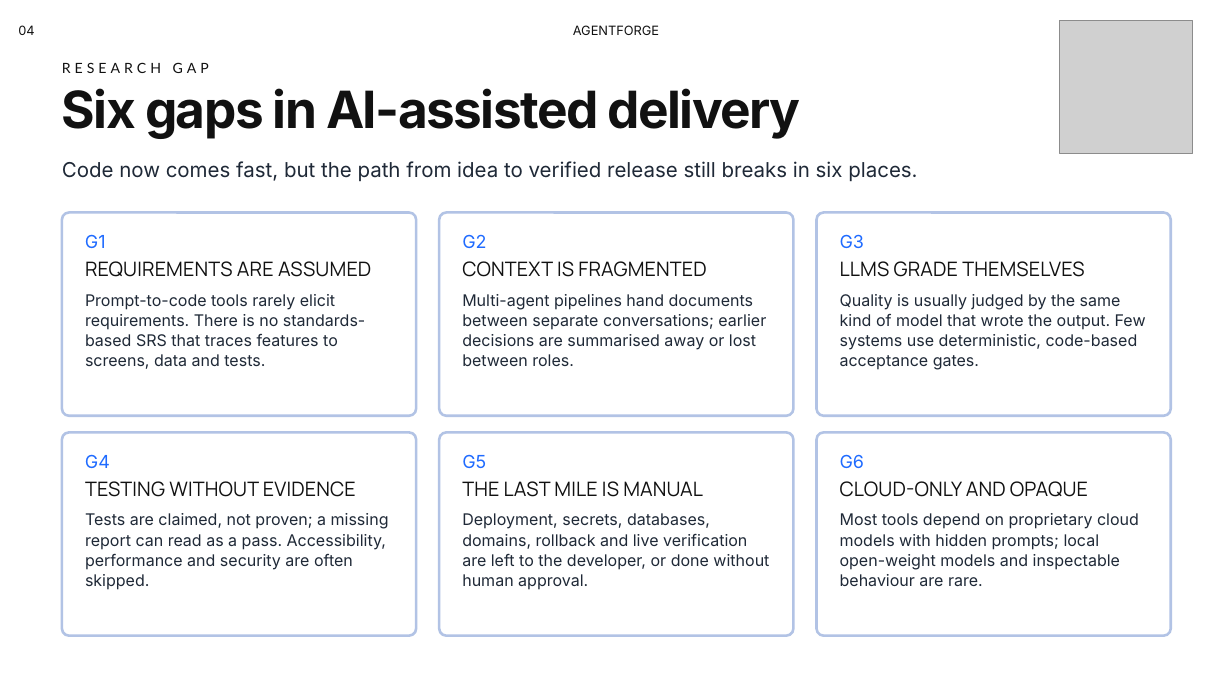
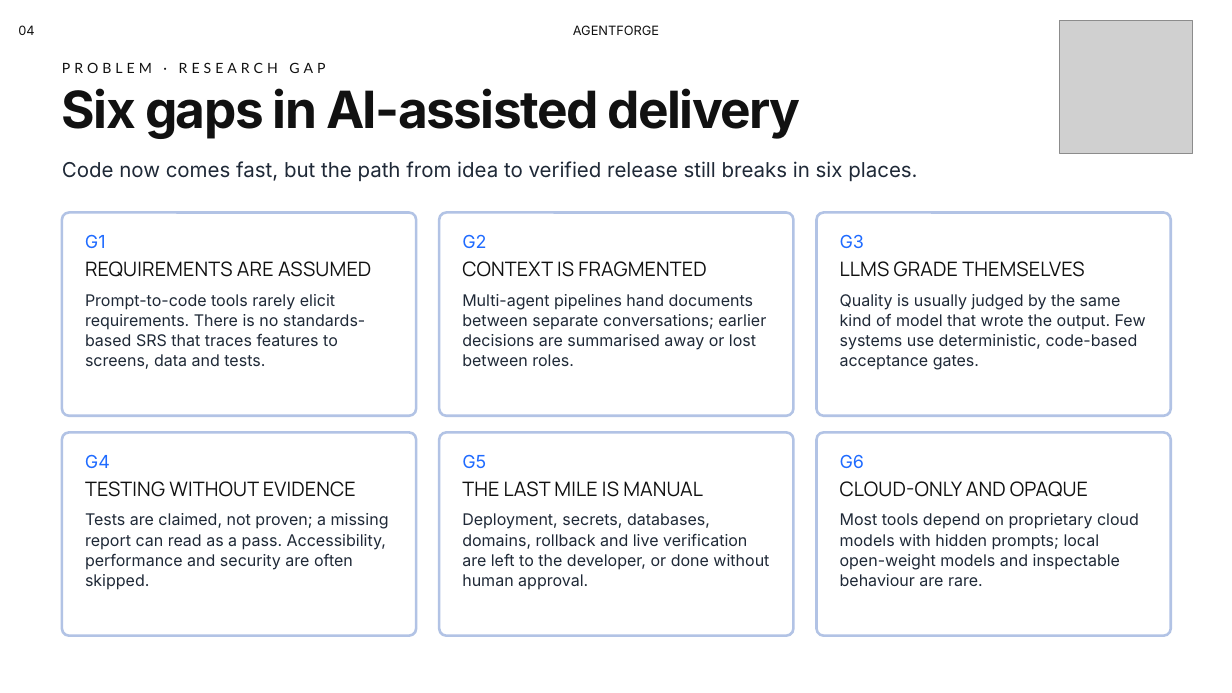
Before and after one commit to Ravindu200232/agentforge-studio, a slide deck: slide 4 of docs/presentation/AgentForge-PP2.pptx. Drawn at 1232x693 pixels with LibreOffice and Linux fonts; fonts in the diff are those of the drawing; grey boxes stand for pictures; background and template pictures are left out. Boxes give left, top, right and bottom in pixels: in the first picture for what was removed or moved away, otherwise in the second. Text is boxed around its words. In the diff, an @@ line names an element or a change of style, - is before the commit and + after.

```diff
--- a/docs/presentation/AgentForge-PP2.pptx
+++ b/docs/presentation/AgentForge-PP2.pptx
@@ text at (62,62,325,73): text changed @@
-RESEARCH GAP
+PROBLEM · RESEARCH GAP
```
Also in this commit, not shown: 17 other slides changed.
